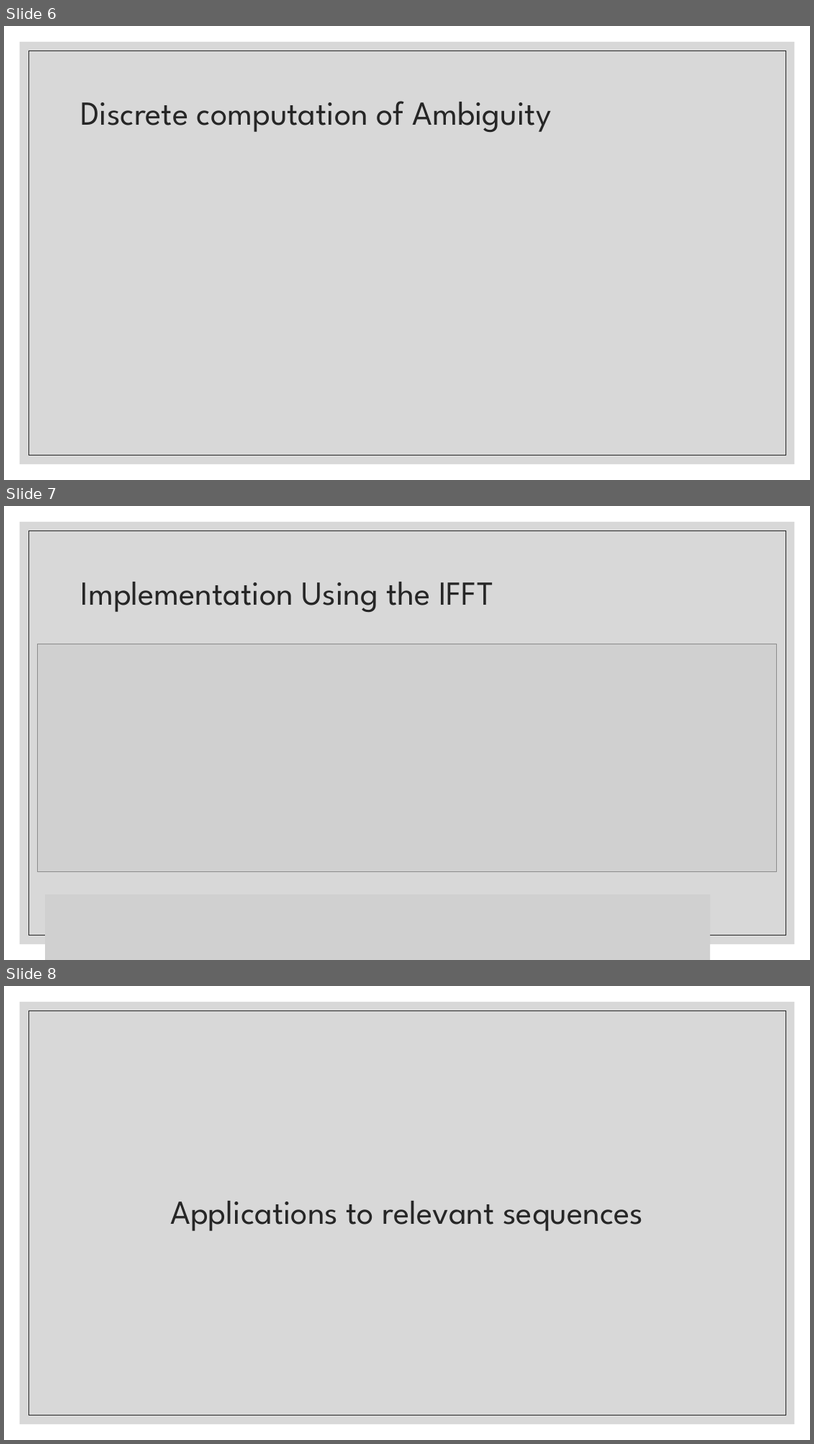
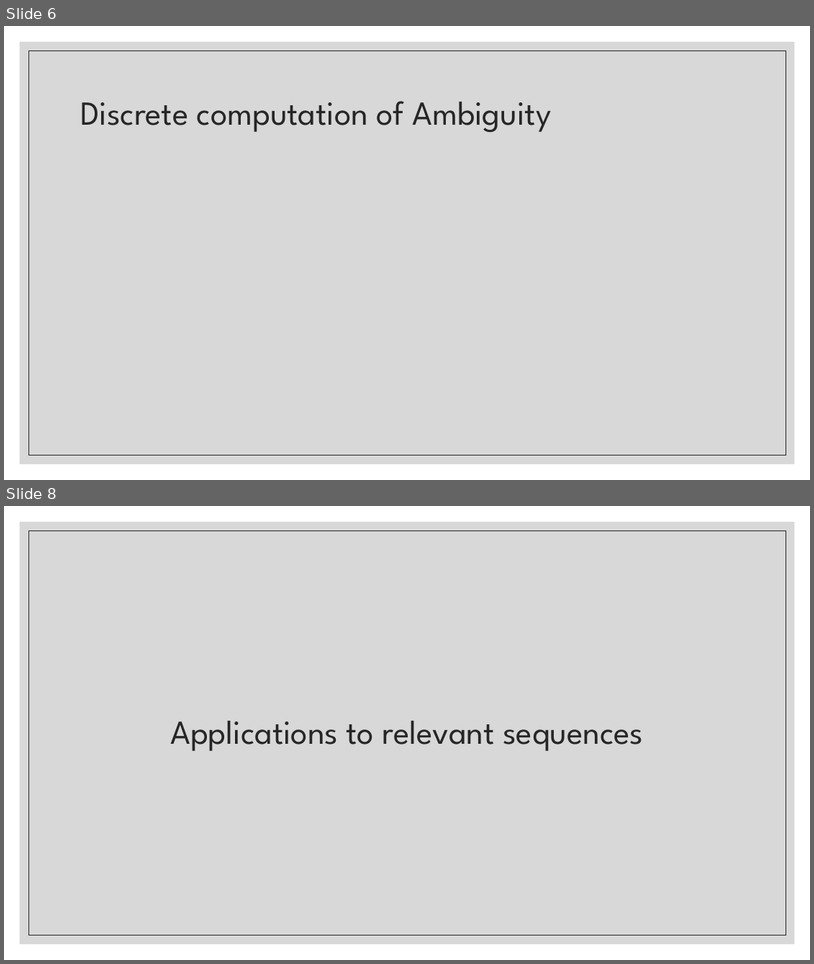
Before and after one commit to efreneau/Ambiguity-Function, a slide deck: The ambiguity function with applications.pptx. Shown one above the other, each under a label of ours: slides 6, 7 and 8 before the commit, slides 6 and 8 after it; the slides between them are not shown. The pictures are 814x1444 and 814x964 pixels, drawn with LibreOffice and Linux fonts; fonts in the diff are those of the drawing; grey boxes stand for pictures. Boxes give left, top, right and bottom in pixels: in the first picture for what was removed or moved away, otherwise in the second. Text is boxed around its words. In the diff, an @@ line names an element or a change of style, - is before the commit and + after.

```diff
--- a/The ambiguity function with applications.pptx
+++ b/The ambiguity function with applications.pptx
@@ slide 7 removed at [4,506,810,960], background #FFFFFF; not listed: 2 template elements that a slide beside it also shows @@
@@ title removed at [80,582,494,612] @@
-Implementation Using the IFFT
@@ picture removed at [38,644,777,871] @@
@@ picture removed at [45,894,710,960] @@
```
Also in this commit, not shown: 1 slide added.
